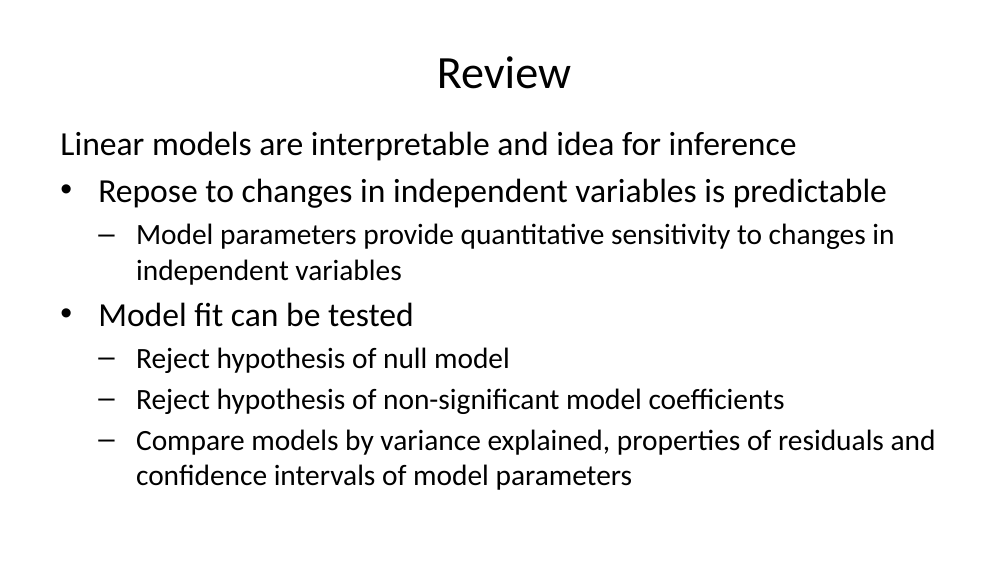
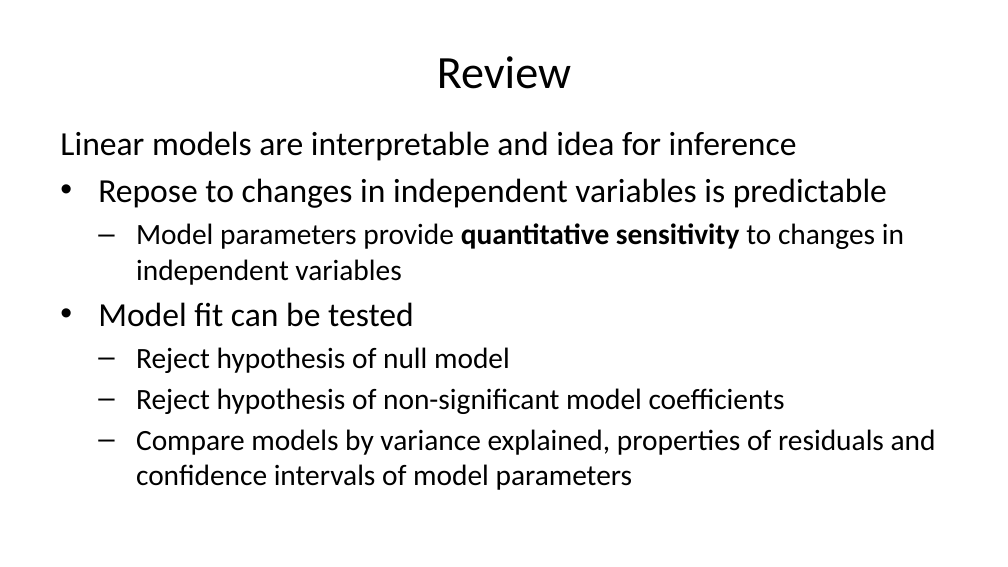
Before and after one commit to StephenElston/CSCI-E-83, a slide deck: slide 3 of LectureSlides/09_GeneralizingTheLinearModel.pptx. Drawn at 1008x567 pixels with LibreOffice and Linux fonts; fonts in the diff are those of the drawing. Boxes give left, top, right and bottom in pixels: in the first picture for what was removed or moved away, otherwise in the second. Text is boxed around its words. In the diff, an @@ line names an element or a change of style, - is before the commit and + after.

```diff
--- a/LectureSlides/09_GeneralizingTheLinearModel.pptx
+++ b/LectureSlides/09_GeneralizingTheLinearModel.pptx
@@ text at bbox=[136, 223, 904, 285]: bold on in "quantitative sensitivity" @@
```
Also in this commit, not shown: 5 other slides changed, 2 slides added.
